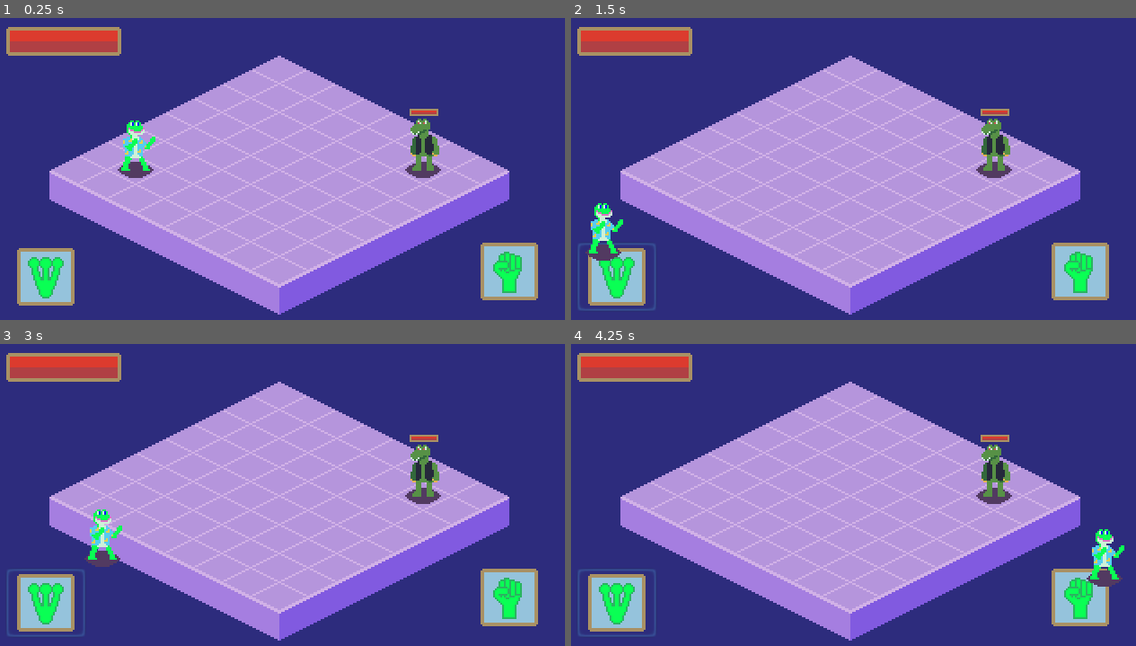
Above: before the commit, frames 1-4 (two rows, left to right).
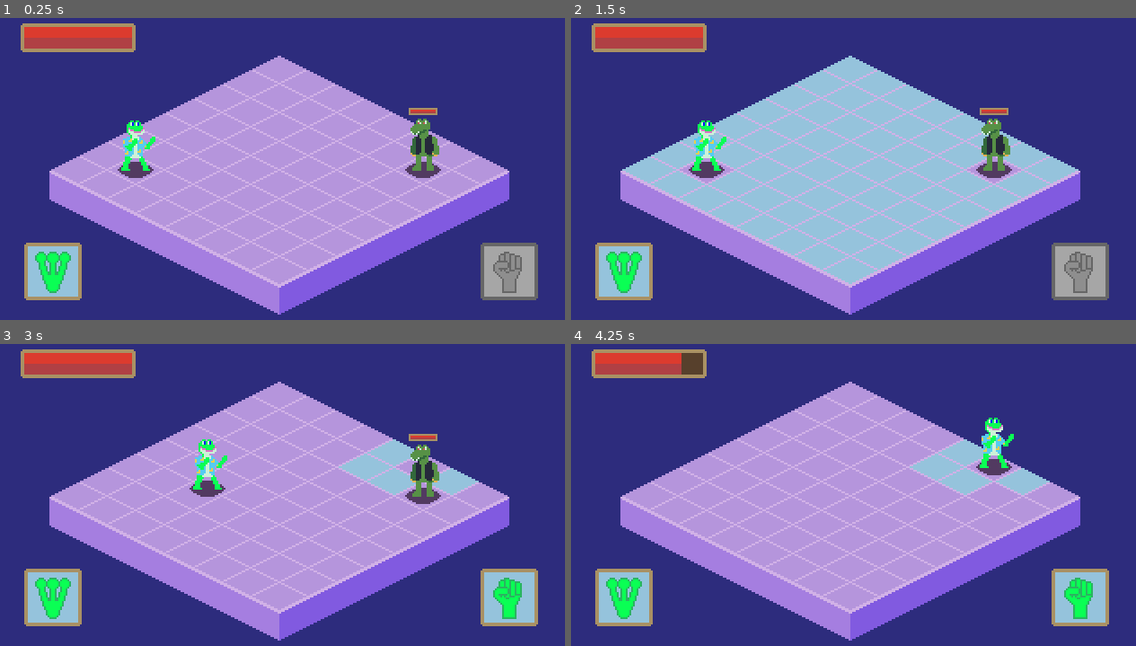
Above: after the commit, the same moments.

Repository: T0MIS0N/GMTK-2022
Game: Godot game, scene res://Scenes/Game.tscn
The game is run twice, just before and just after one commit, with the same random seed, the same clock (stepped at 60 frames per second) and the same inputs.
Inputs (mouse positions are in pixels of both pictures, inside the frame that each line leads up to; where the layout moved, square brackets give the same spot in the first picture):
- Up to frame 1 (0.25 s): no input
- Up to frame 2 (1.5 s): click (621, 271) [616, 277] at 0.5 s; click (621, 271) [616, 277] at 1.25 s
- Up to frame 3 (3 s): click (50, 597) [45, 603] at 2 s; tap Enter at 2.75 s; move the mouse to (406, 470) at 2.77 s; press the mouse at (406, 470) at 2.78 s
- Up to frame 4 (4.25 s): release the mouse at (977, 470) at 3.5 s; click (1079, 597) at 3.52 s

The runs differ from the first frame. In frame 1, 5.4% of the frame differs, in the area x 1-96%, y 1-96%; in frame 2, 33%, in the area x 1-96%, y 1-97%; in frame 3, 6.6%; in frame 4, 7.0%.

Commit message:
GMTK Submission Complete
Completed what I will submit to GMTK gamejam. This version has 1 level, movement, healthbars, attacking, and death.

Diff:
--- /dev/null
+++ b/Scenes/EnemyHealthBar.tscn
@@ -0,0 +1,15 @@
+[gd_scene load_steps=3 format=2]
+
+[ext_resource path="res://Sprites/EnemyHealthBarFrame.png" type="Texture" id=1]
+[ext_resource path="res://Sprites/EnemyHealthBarRed.png" type="Texture" id=2]
+
+[node name="EnemyHealthBar" type="Node2D"]
+
+[node name="Frame" type="Sprite" parent="."]
+texture = ExtResource( 1 )
+centered = false
+
+[node name="Bar" type="Sprite" parent="."]
+position = Vector2( 1, 1 )
+texture = ExtResource( 2 )
+centered = false
--- a/Scenes/Game.tscn
+++ b/Scenes/Game.tscn
@@ -9,6 +9,10 @@
 [ext_resource path="res://Scripts/Frog.gd" type="Script" id=7]
 [ext_resource path="res://Sprites/TileHighlight.png" type="Texture" id=8]
 [ext_resource path="res://Scripts/GridObjects.gd" type="Script" id=9]
+[ext_resource path="res://Scripts/Gator.gd" type="Script" id=10]
+[ext_resource path="res://Scenes/HealthBar.tscn" type="PackedScene" id=11]
+[ext_resource path="res://Sprites/FightButtonDisabled.png" type="Texture" id=12]
+[ext_resource path="res://Scripts/FightButton.gd" type="Script" id=13]
 
 [sub_resource type="TileSet" id=1]
 0/name = "Tile.png 0"
@@ -40,13 +44,6 @@
 1/shapes = [  ]
 1/z_index = 1
 
-[sub_resource type="GDScript" id=3]
-script/source = "extends TileSet
-
-func _ready():
-	pass # Replace with function body.
-"
-
 [sub_resource type="TileSet" id=2]
 0/name = "TileHighlight.png 0"
 0/texture = ExtResource( 8 )
@@ -59,22 +56,19 @@
 0/shape_offset = Vector2( 0, 0 )
 0/shape_transform = Transform2D( 1, 0, 0, 1, 0, 0 )
 0/shape_one_way = false
-0/shape_one_way_margin = 1.0
-0/shapes = [ {
-"autotile_coord": Vector2( 0, 0 ),
-"one_way": false,
-"one_way_margin": 1.0,
-"shape": null,
-"shape_transform": Transform2D( 1, 0, 0, 1, 0, 0 )
-} ]
+0/shape_one_way_margin = 0.0
+0/shapes = [  ]
 0/z_index = 0
-script = SubResource( 3 )
 
 [node name="Root" type="Node2D"]
 
 [node name="UIPlaceholder" type="Node2D" parent="."]
 
+[node name="HealthBar" parent="UIPlaceholder" instance=ExtResource( 11 )]
+position = Vector2( 16, 14 )
+
 [node name="HP" type="Sprite" parent="UIPlaceholder"]
+visible = false
 position = Vector2( 40, 24 )
 texture = ExtResource( 3 )
 
@@ -84,17 +78,27 @@
 texture = ExtResource( 4 )
 
 [node name="FightBtn" type="Sprite" parent="UIPlaceholder"]
+visible = false
 position = Vector2( 288, 152 )
 texture = ExtResource( 2 )
 
-[node name="Button" type="Button" parent="UIPlaceholder"]
+[node name="Button" type="TextureButton" parent="UIPlaceholder"]
 anchor_bottom = 1.0
-margin_left = 8.0
+margin_left = 18.0
 margin_top = 136.0
-margin_right = 52.0
-margin_bottom = 174.0
-icon = ExtResource( 4 )
-flat = true
+margin_right = 50.0
+margin_bottom = 168.0
+texture_normal = ExtResource( 4 )
+
+[node name="TextureButton" type="TextureButton" parent="UIPlaceholder"]
+margin_left = 272.0
+margin_top = 136.0
+margin_right = 304.0
+margin_bottom = 168.0
+disabled = true
+texture_normal = ExtResource( 2 )
+texture_disabled = ExtResource( 12 )
+script = ExtResource( 13 )
 
 [node name="GridGround" type="TileMap" parent="."]
 mode = 1
@@ -119,6 +123,15 @@
 script = ExtResource( 7 )
 
 [node name="Gator" parent="GridObjects" instance=ExtResource( 6 )]
-position = Vector2( 241, 81.5 )
+position = Vector2( 240, 96 )
+script = ExtResource( 10 )
 
 [connection signal="pressed" from="UIPlaceholder/Button" to="GridObjects" method="_on_Button_pressed"]
+[connection signal="pressed" from="UIPlaceholder/TextureButton" to="GridObjects" method="_on_TextureButton_pressed"]
+[connection signal="enemy_get_hit" from="GridObjects" to="GridObjects/Gator" method="_on_GridObjects_enemy_get_hit"]
+[connection signal="enemy_moved" from="GridObjects" to="GridObjects/Gator" method="_on_GridObjects_enemy_moved"]
+[connection signal="move_tile_clicked" from="GridObjects" to="GridObjects/Frog" method="_on_GridObjects_move_tile_clicked"]
+[connection signal="player_get_hit" from="GridObjects" to="GridObjects/Frog" method="_on_GridObjects_player_get_hit"]
+[connection signal="set_button" from="GridObjects" to="UIPlaceholder/TextureButton" method="_on_GridObjects_set_button"]
+[connection signal="frog_moved" from="GridObjects/Frog" to="GridObjects" method="_on_Frog_frog_moved"]
+[connection signal="take_damage" from="GridObjects/Frog" to="UIPlaceholder/HealthBar" method="_on_Frog_take_damage"]
--- a/Scenes/Gator.tscn
+++ b/Scenes/Gator.tscn
@@ -1,18 +1,18 @@
 [gd_scene load_steps=4 format=2]
 
 [ext_resource path="res://Sprites/Shadow.png" type="Texture" id=1]
-[ext_resource path="res://Sprites/EnemyHealthBar.png" type="Texture" id=2]
+[ext_resource path="res://Scenes/EnemyHealthBar.tscn" type="PackedScene" id=2]
 [ext_resource path="res://Sprites/Gator.png" type="Texture" id=3]
 
 [node name="Gator" type="KinematicBody2D"]
 
 [node name="Shadow" type="Sprite" parent="."]
-position = Vector2( -1, 14 )
+position = Vector2( 0, -0.5 )
 texture = ExtResource( 1 )
 
 [node name="Gator" type="Sprite" parent="."]
+position = Vector2( 1, -14.5 )
 texture = ExtResource( 3 )
 
-[node name="HP" type="Sprite" parent="."]
-position = Vector2( -0.5, -18 )
-texture = ExtResource( 2 )
+[node name="EnemyHealthBar" parent="." instance=ExtResource( 2 )]
+position = Vector2( -8, -35 )
--- /dev/null
+++ b/Scenes/HealthBar.tscn
@@ -0,0 +1,17 @@
+[gd_scene load_steps=4 format=2]
+
+[ext_resource path="res://Scripts/HealthBar.gd" type="Script" id=1]
+[ext_resource path="res://Sprites/HealthBarRed.png" type="Texture" id=2]
+[ext_resource path="res://Sprites/HealthBarFrame.png" type="Texture" id=3]
+
+[node name="HealthBar" type="Node2D"]
+script = ExtResource( 1 )
+
+[node name="Frame" type="Sprite" parent="."]
+texture = ExtResource( 3 )
+centered = false
+
+[node name="Bar" type="Sprite" parent="."]
+position = Vector2( 2, 2 )
+texture = ExtResource( 2 )
+centered = false
--- /dev/null
+++ b/Scripts/FightButton.gd
@@ -0,0 +1,8 @@
+extends TextureButton
+
+# Called when the node enters the scene tree for the first time.
+func _ready():
+	pass # Replace with function body.
+
+func _on_GridObjects_set_button(enabled):
+	disabled = enabled
--- a/Scripts/Frog.gd
+++ b/Scripts/Frog.gd
@@ -1,21 +1,52 @@
 extends KinematicBody2D
+
+signal frog_moved()
+signal take_damage(health,max_health)
 
 export (int) var speed = 200
 
 var target = Vector2(80,95)
 var velocity = Vector2()
+var rng = RandomNumberGenerator.new()
+var maxHp
+var hp
+var dmg
 
-func _input(event):
-	if event.is_action_pressed("click"):
-		var mouse_position = get_global_mouse_position()
-		var x_remainder = fmod(mouse_position.x,float(32))
-		var y_remainder = fmod(mouse_position.y,float(16))
-		target.x = mouse_position.x - x_remainder + 20
-		target.y = mouse_position.y - y_remainder - 1
-		print(target)
+onready var sprite = get_node("Frog")
+
+func _ready():
+	rng.randomize()
+	hp = 4 + int(rng.randf_range(1,7))
+	maxHp = hp
+	dmg = int(rng.randf_range(1,7))
 
 func _physics_process(delta):
 	velocity = position.direction_to(target) * speed
-	# look_at(target)
+	look_dir(velocity)
 	if position.distance_to(target) > 5:
 		velocity = move_and_slide(velocity)
+	elif position.distance_to(target) <= 5 and position.distance_to(target) > 0:
+		position = target
+		emit_signal("frog_moved")
+	else:
+		pass
+
+
+func _on_GridObjects_move_tile_clicked(position):
+	target.x = position.x
+	target.y = position.y + 7
+
+func look_dir(velocity):
+	if velocity.x < 0:
+		get_node("Frog").flip_h = true
+	elif velocity.x > 0:
+		get_node("Frog").flip_h = false
+
+func _on_GridObjects_player_get_hit(damage):
+	if damage < hp:
+		hp -= damage
+	elif damage >= hp:
+		hp = 0
+		queue_free()
+	print(hp,", ",maxHp,", ",damage)
+	emit_signal("take_damage",hp,maxHp)
--- /dev/null
+++ b/Scripts/Gator.gd
@@ -0,0 +1,49 @@
+extends KinematicBody2D
+
+export (int) var speed = 200
+
+var target = Vector2(240,96)
+var velocity = Vector2()
+var rng = RandomNumberGenerator.new()
+var maxHp
+var hp
+var dmg
+
+onready var sprite = get_node("Gator")
+onready var health_bar = get_node("EnemyHealthBar/Bar")
+
+func _ready():
+	rng.randomize()
+	hp = int(rng.randf_range(1,7))
+	maxHp = hp
+	dmg = int(rng.randf_range(1,7))
+
+func _physics_process(delta):
+	velocity = position.direction_to(target) * speed
+	look_dir(velocity)
+	if position.distance_to(target) > 5:
+		velocity = move_and_slide(velocity)
+	else:
+		position = target
+
+func look_dir(velocity):
+	if velocity.x > 0:
+		get_node("Gator").flip_h = true
+	elif velocity.x < 0:
+		get_node("Gator").flip_h = false
+
+
+func _on_GridObjects_enemy_moved(position):
+	target.x = position.x
+	target.y = position.y + 8
+
+
+func _on_GridObjects_enemy_get_hit(damage):
+	if damage < hp:
+		hp -= damage
+	elif damage >= hp:
+		hp = 0
+		queue_free()
+	print(hp,", ",maxHp,", ",damage)
+	var length = float(float(hp)/float(maxHp))
+	health_bar.scale.x = length
--- a/Scripts/GridObjects.gd
+++ b/Scripts/GridObjects.gd
@@ -1,9 +1,140 @@
 extends TileMap
+
+signal move_tile_clicked(position)
+signal enemy_moved(position)
+signal player_get_hit(damage)
+signal enemy_get_hit(damage)
+signal set_button(disabled)
+
+var rng = RandomNumberGenerator.new()
+
+onready var frog = get_node("Frog")
+onready var gator = get_node("Gator")
 
 # Called when the node enters the scene tree for the first time.
 func _ready():
-	pass # Replace with function body.
+	rng.randomize()
+	#here is where the player is
+	set_cell(8,3,2)
+	#here is where the enemy is
+	set_cell(13,-2,1)
 
+func enemy_turn():
+	#Check Player Attack
+	var player_position = get_used_cells_by_id(2)[0]
+	var enemy_position = get_used_cells_by_id(1)[0]
+	var x_distance
+	var y_distance
+	if player_position[0] > enemy_position[0]:
+		x_distance = player_position[0] - enemy_position[0]
+	else:
+		x_distance = enemy_position[0] - player_position[0]
+	if player_position[1] > enemy_position[1]:
+		y_distance = player_position[1] - enemy_position[1]
+	else:
+		y_distance = enemy_position[1] - player_position[1]
+	if x_distance <= 1 and y_distance <= 1:
+		emit_signal("player_get_hit",gator.dmg)
+	else:
+		#Enemy Movement
+		#var player_position = get_used_cells_by_id(2)[0]
+		#var enemy_position = get_used_cells_by_id(1)[0]
+		#var x_distance
+		#var y_distance
+		var x_destination
+		var y_destination
+		#Rolling movement distance
+		var random = int(rng.randf_range(1,7))
+		#print(random)
+		#Calculating distance between player and enemy
+		if player_position[0] > enemy_position[0]:
+			x_distance = player_position[0] - enemy_position[0]
+		else:
+			x_distance = enemy_position[0] - player_position[0]
+		if player_position[1] > enemy_position[1]:
+			y_distance = player_position[1] - enemy_position[1]
+		else:
+			y_distance = enemy_position[1] - player_position[1]
+		#Deciding where to move the enemy (x)
+		if random >= x_distance - 1:
+			if player_position[0] > enemy_position[0]:
+				x_destination = player_position[0]-1
+			else:
+				x_destination = player_position[0]+1
+		else:
+			if player_position[0] > enemy_position[0]:
+				x_destination = enemy_position[0] + random
+			else:
+				x_destination = enemy_position[0] - random
+		#Deciding where to move the enemy (y)
+		if random >= y_distance - 1:
+			if player_position[1] > enemy_position[1]:
+				y_destination = player_position[1]-1
+			else:
+				y_destination = player_position[1]+1
+		else:
+			if player_position[1] > enemy_position[1]:
+				y_destination = enemy_position[1] + random
+			else:
+				y_destination = enemy_position[1] - random
+		#Update grid
+		set_cellv(get_used_cells_by_id(1)[0],-1)
+		set_cell(x_destination,y_destination,1)
+		var move_vector = Vector2(x_destination,y_destination)
+		emit_signal("enemy_moved",map_to_world(move_vector))
+
+#this function is called when the player's button is pressed
 func _on_Button_pressed():
-	set_cell(10,1,1)
-	print(get_used_cells())
+	if has_node("Frog") and frog.hp > 0:
+		var player_position = get_used_cells_by_id(2)[0]
+	#	print(player_position)
+	#	print(player_position[0])
+		var random = int(rng.randf_range(1,7))
+	#	print(random)
+	#	var random = 4
+		for n in range(player_position[0]-random,player_position[0]+random+1):
+			for m in range(player_position[1]-random,player_position[1]+random+1):
+	#			print(n,", ",m)
+				if get_cell(n,m) == -1 and n>=7 and n<=14 and m<=4 and m>=-3:
+					set_cell(n,m,0)
+
+func _input(event):
+	if event.is_action_pressed("click"):
+		var mouse_position = get_global_mouse_position()
+		var tile = world_to_map(mouse_position)
+		if get_cellv(tile) == 0:
+			for n in get_used_cells_by_id(0):
+				set_cellv(n,-1)
+			set_cellv(get_used_cells_by_id(2)[0],-1)
+			set_cellv(tile,2)
+			fight_button_active()
+			emit_signal("move_tile_clicked",map_to_world(tile))
+
+func _on_Frog_frog_moved():
+	if has_node("Gator") and gator.hp > 0:
+		enemy_turn()
+	fight_button_active()
+
+func fight_button_active():
+	var player_position = get_used_cells_by_id(2)[0]
+	var enemy_position = get_used_cells_by_id(1)[0]
+	var x_distance
+	var y_distance
+	if player_position[0] > enemy_position[0]:
+		x_distance = player_position[0] - enemy_position[0]
+	else:
+		x_distance = enemy_position[0] - player_position[0]
+	if player_position[1] > enemy_position[1]:
+		y_distance = player_position[1] - enemy_position[1]
+	else:
+		y_distance = enemy_position[1] - player_position[1]
+	if x_distance <= 1 and y_distance <= 1:
+		emit_signal("set_button",false)
+	else:
+		emit_signal("set_button",true)
+
+func _on_TextureButton_pressed():
+	if has_node("Frog") and frog.hp > 0:
+		emit_signal("enemy_get_hit",frog.dmg)
+		if has_node("Gator") and gator.hp > 0:
+			enemy_turn()
--- /dev/null
+++ b/Scripts/HealthBar.gd
@@ -0,0 +1,12 @@
+extends Node2D
+
+onready var red_bar = get_node("Bar")
+
+func _ready():
+	pass # Replace with function body.
+
+
+func _on_Frog_take_damage(health,max_health):
+	var length = float(float(health)/float(max_health))
+	print(length)
+	red_bar.scale.x = length
--- a/project.godot
+++ b/project.godot
@@ -12,7 +12,7 @@
 
 config/name="Alley Fight"
 run/main_scene="res://Scenes/Game.tscn"
-config/icon="res://icon.png"
+config/icon="res://Sprites/FrogIcon.png"
 
 [autoload]
 
Not shown, added: Licenses.txt
Not shown: 1 places in Scenes/Game.tscn that only renumber resources
Binary file added: Sprites/EnemyHealthBarFrame.png
Not shown, added: Sprites/EnemyHealthBarFrame.png.import
Binary file added: Sprites/EnemyHealthBarRed.png
Not shown, added: Sprites/EnemyHealthBarRed.png.import
Binary file added: Sprites/FightButtonDisabled.png
Not shown, added: Sprites/FightButtonDisabled.png.import
Binary file added: Sprites/FrogIcon.png
Not shown, added: Sprites/FrogIcon.png.import
Binary file added: Sprites/GameIcon.ico
Binary file added: Sprites/HealthBarFrame.png
(and 4 more such lines)
